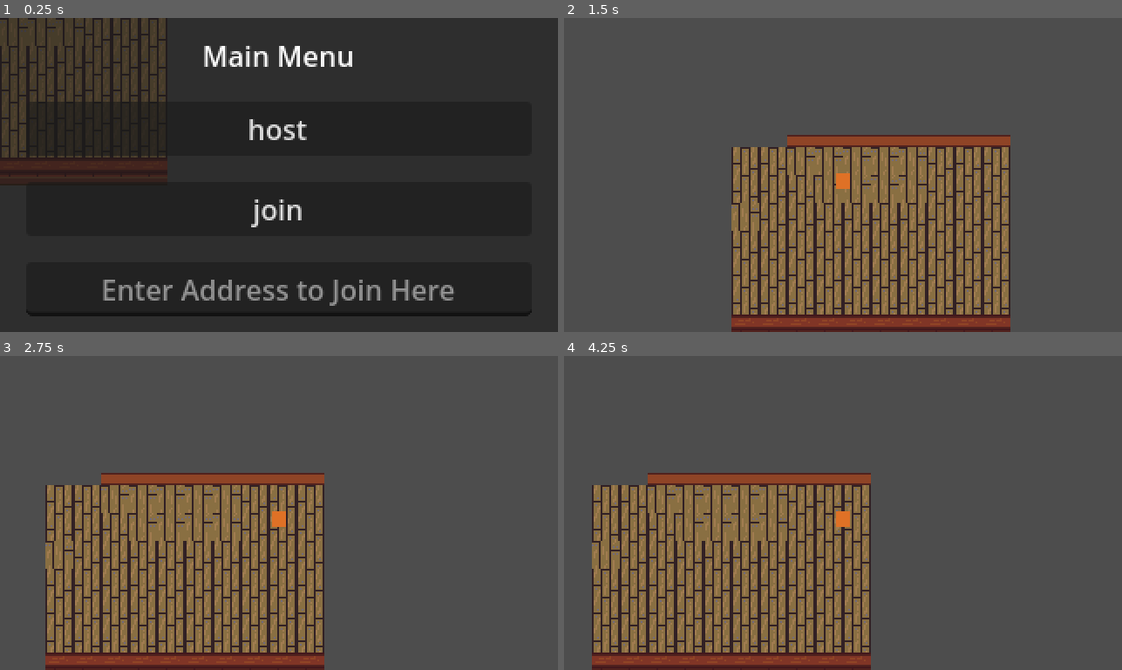
Above: before the commit, frames 1-4 (two rows, left to right).
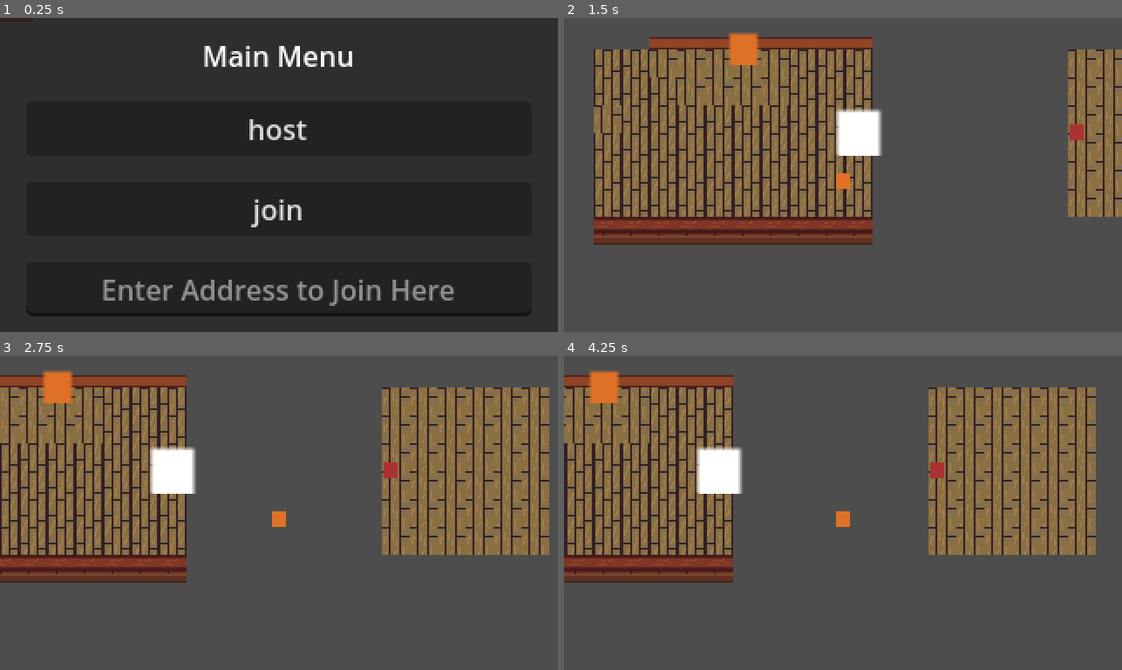
Above: after the commit, the same moments.

Repository: DrFunTimez/MUTINY
Game: Godot game, scene res://control.tscn
Two runs of this game, one before a commit and one after it. Both use one fixed random seed, a clock stepped at 60 frames per second and the inputs below.
Inputs (mouse positions are in pixels of both pictures, inside the frame that each line leads up to):
- Up to frame 1 (0.25 s): no input
- Up to frame 2 (1.5 s): click (843, 288) at 0.52 s; type "12" at 0.6 s; click "host" at 1.25 s
- Up to frame 3 (2.75 s): tap Enter (ui_accept) at 2, 2.27 s; hold Right (ui_right) from 2.03 s (still down); tap E (Interact, bound only after the commit) at 2.1 s
- Up to frame 4 (4.25 s): tap E (Interact, bound only after the commit) at 2.85, 3.6 s; tap Enter (ui_accept) at 3.02 s; release Right (ui_right) at 3.53 s; hold Left (ui_left) from 3.53 s (still down)

The runs differ from the first frame. In frame 1, 1.4% of the frame differs, in the area x 0-30%, y 0-48%; in frame 2, 57%; in frame 3, 58%, in the area x 0-99%, y 4-100%; in frame 4, 56%.

Commit message:
added stairs and basic task functionality

Diff:
--- /dev/null
+++ b/MUTINY!/Objects/stairs.tscn
@@ -0,0 +1,22 @@
+[gd_scene load_steps=4 format=3 uid="uid://bcibrtep4yfso"]
+
+[ext_resource type="Texture2D" uid="uid://c2gy4sph5ro72" path="res://MUTINY SPRITES/white.png" id="1_ty275"]
+[ext_resource type="Script" path="res://Scripts/Stairs.gd" id="2_tlpum"]
+
+[sub_resource type="RectangleShape2D" id="RectangleShape2D_jkq0o"]
+size = Vector2(32, 32)
+
+[node name="Stairs" type="Node2D"]
+script = ExtResource("2_tlpum")
+
+[node name="StairsSprite" type="Sprite2D" parent="."]
+position = Vector2(0, -8)
+scale = Vector2(3.05469, 2.85937)
+texture = ExtResource("1_ty275")
+
+[node name="Area2D" type="Area2D" parent="."]
+
+[node name="CollisionShape2D" type="CollisionShape2D" parent="Area2D"]
+shape = SubResource("RectangleShape2D_jkq0o")
+
+[connection signal="body_entered" from="Area2D" to="." method="_on_area_2d_body_entered"]
--- /dev/null
+++ b/MUTINY!/Objects/stairs_destination.tscn
@@ -0,0 +1,8 @@
+[gd_scene load_steps=2 format=3 uid="uid://iwkc4co8g5ju"]
+
+[ext_resource type="Texture2D" uid="uid://c8yvkwr7h4i8" path="res://MUTINY SPRITES/red.png" id="1_xrlip"]
+
+[node name="StairsDestination" type="Node2D"]
+
+[node name="Sprite2D" type="Sprite2D" parent="."]
+texture = ExtResource("1_xrlip")
--- /dev/null
+++ b/MUTINY!/Scripts/Stairs.gd
@@ -0,0 +1,18 @@
+extends Node2D
+
+var destination
+
+# Called when the node enters the scene tree for the first time.
+func _ready():
+	destination = get_node("StairsDestination").get_global_position()
+	print(destination)
+
+
+# Called every frame. 'delta' is the elapsed time since the previous frame.
+func _process(delta):
+	pass
+
+# Teleports player when stair body is entered
+func _on_area_2d_body_entered(body):
+	if body.is_in_group("Player"):
+		body.set_position(destination)
--- /dev/null
+++ b/MUTINY!/TaskScenes/SwabDeck.tscn
@@ -0,0 +1,27 @@
+[gd_scene load_steps=4 format=3 uid="uid://ohv3ios8pean"]
+
+[ext_resource type="Script" path="res://TaskScripts/SwabDeck.gd" id="1_qjljq"]
+[ext_resource type="Texture2D" uid="uid://c0y6f1ul30xyj" path="res://MUTINY SPRITES/oarnge.png" id="1_tmtga"]
+
+[sub_resource type="RectangleShape2D" id="RectangleShape2D_5g7r0"]
+
+[node name="SwabDeck" type="Node2D"]
+script = ExtResource("1_qjljq")
+
+[node name="Sprite2D" type="Sprite2D" parent="."]
+position = Vector2(-4.76837e-07, -8)
+scale = Vector2(2, 2)
+texture = ExtResource("1_tmtga")
+
+[node name="Area2D" type="Area2D" parent="."]
+
+[node name="CollisionShape2D" type="CollisionShape2D" parent="Area2D"]
+shape = SubResource("RectangleShape2D_5g7r0")
+
+[node name="ProgressBar" type="ProgressBar" parent="."]
+offset_top = -64.0
+offset_right = 4.0
+offset_bottom = -37.0
+
+[connection signal="body_entered" from="Area2D" to="." method="_on_area_2d_body_entered"]
+[connection signal="body_exited" from="Area2D" to="." method="_on_area_2d_body_exited"]
--- /dev/null
+++ b/MUTINY!/TaskScripts/SwabDeck.gd
@@ -0,0 +1,33 @@
+extends Node2D
+
+var completed
+var interact
+var entered
+var speed = 5
+@onready var progressBar = $ProgressBar
+
+# Called when the node enters the scene tree for the first time.
+func _ready():
+	completed = false
+	interact = false
+	entered = false
+
+
+# Called every frame. 'delta' is the elapsed time since the previous frame.
+func _process(delta):
+	if Input.is_action_just_pressed("Interact"):
+		interact = true
+	if Input.is_action_just_released("Interact"):
+		interact = false
+	if entered and interact:
+		if progressBar.value < progressBar.max_value:
+			progressBar.value += speed * get_process_delta_time()
+
+func _on_area_2d_body_entered(body):
+	if body.is_in_group("Player"):
+		entered = true
+
+
+func _on_area_2d_body_exited(body):
+	if body.is_in_group("Player"):
+		entered = false
--- a/MUTINY!/charecter.tscn
+++ b/MUTINY!/charecter.tscn
@@ -8,7 +8,11 @@
 properties/0/spawn = true
 properties/0/replication_mode = 1
 
-[node name="BOB" type="CharacterBody2D"]
+[sub_resource type="RectangleShape2D" id="RectangleShape2D_ufgo5"]
+size = Vector2(8, 8.5)
+
+[node name="BOB" type="CharacterBody2D" groups=["Player"]]
+position = Vector2(2, -38)
 script = ExtResource("1_sg7xu")
 
 [node name="Sprite2D" type="Sprite2D" parent="."]
@@ -18,3 +22,7 @@
 replication_config = SubResource("SceneReplicationConfig_rn1a4")
 
 [node name="Camera2D" type="Camera2D" parent="."]
+
+[node name="CollisionShape2D" type="CollisionShape2D" parent="."]
+position = Vector2(0, 3.25)
+shape = SubResource("RectangleShape2D_ufgo5")
--- a/MUTINY!/control.tscn
+++ b/MUTINY!/control.tscn
@@ -1,6 +1,9 @@
-[gd_scene load_steps=5 format=3 uid="uid://hhdor4x2yywa"]
+[gd_scene load_steps=8 format=3 uid="uid://hhdor4x2yywa"]
 
 [ext_resource type="Texture2D" uid="uid://ckxtlwf2ifmnh" path="res://ship.png" id="1_nwif0"]
+[ext_resource type="PackedScene" uid="uid://bcibrtep4yfso" path="res://Objects/stairs.tscn" id="2_4tkix"]
+[ext_resource type="PackedScene" uid="uid://iwkc4co8g5ju" path="res://Objects/stairs_destination.tscn" id="3_ev3u7"]
+[ext_resource type="PackedScene" uid="uid://ohv3ios8pean" path="res://TaskScenes/SwabDeck.tscn" id="4_i18ab"]
 
 [sub_resource type="GDScript" id="GDScript_tehfm"]
 script/source = "extends Node
@@ -416,9 +419,19 @@
 alignment = 1
 
 [node name="TileMap" type="TileMap" parent="."]
+position = Vector2(-77, -94)
 tile_set = SubResource("TileSet_u8btx")
 format = 2
-layer_0/tile_data = PackedInt32Array(65535, 131072, 14, -1,  …(1395 unchanged characters)… , 327684, 1179648, 9, 327685, 1179648, 9)
+layer_0/tile_data = PackedInt32Array(65535, 131072, 14, -1,  …(1395 unchanged characters)… , 327684, 1179648, 9, 327685, 1179648, 9, -65523, 262144, 18, 13, 262144, 18, 65549, 262144, 18, 131085, 262144, 18, 196621, 262144, 18, 262157, 262144, 18, 262158, 262144, 18, 262159, 262144, 18, 262160, 262144, 18, 262161, 262144, 18, 262162, 262144, 18, 196626, 262144, 18, 131090, 262144, 18, 65554, 262144, 18, 18, 262144, 18, -65518, 262144, 18, -65519, 262144, 18, -65520, 262144, 18, -65521, 262144, 18, -65522, 262144, 18, 14, 262144, 18, 15, 262144, 18, 16, 262144, 18, 17, 262144, 18, 65553, 262144, 18, 65552, 262144, 18, 65551, 262144, 18, 65550, 262144, 18, 131086, 262144, 18, 196622, 262144, 18, 196623, 262144, 18, 196624, 262144, 18, 196625, 262144, 18, 131089, 262144, 18, 131088, 262144, 18, 131087, 262144, 18)
+
+[node name="Stairs" parent="." instance=ExtResource("2_4tkix")]
+position = Vector2(11, -64)
+
+[node name="StairsDestination" parent="Stairs" instance=ExtResource("3_ev3u7")]
+position = Vector2(125, -2)
+
+[node name="SwabDeck" parent="." instance=ExtResource("4_i18ab")]
+position = Vector2(-55, -109)
 
 [connection signal="pressed" from="CanvasLayer/MainMenu/MarginContainer/VBoxContainer/HostButton" to="." method="_on_host_button_pressed"]
 [connection signal="pressed" from="CanvasLayer/MainMenu/MarginContainer/VBoxContainer/JoinButton" to="." method="_on_join_button_pressed"]
--- a/MUTINY!/p_1.tscn
+++ b/MUTINY!/p_1.tscn
@@ -9,8 +9,7 @@
 [sub_resource type="SceneReplicationConfig" id="SceneReplicationConfig_hpnsm"]
 properties/0/path = NodePath(".:position")
 properties/0/spawn = true
-properties/0/sync = true
-properties/0/watch = false
+properties/0/replication_mode = 1
 
 [node name="P1" type="CharacterBody2D"]
 position = Vector2(7, -8)
--- a/MUTINY!/project.godot
+++ b/MUTINY!/project.godot
@@ -59,6 +59,11 @@
 , Object(InputEventKey,"resource_local_to_scene":false,"resource_name":"","device":-1,"window_id":0,"alt_pressed":false,"shift_pressed":false,"ctrl_pressed":false,"meta_pressed":false,"pressed":false,"keycode":0,"physical_keycode":83,"key_label":0,"unicode":115,"echo":false,"script":null)
 ]
 }
+Interact={
+"deadzone": 0.5,
+"events": [Object(InputEventKey,"resource_local_to_scene":false,"resource_name":"","device":0,"window_id":0,"alt_pressed":false,"shift_pressed":false,"ctrl_pressed":false,"meta_pressed":false,"pressed":false,"keycode":0,"physical_keycode":69,"key_label":0,"unicode":0,"echo":false,"script":null)
+]
+}
 
 [rendering]
 
Not shown: 1 places in MUTINY!/charecter.tscn that only renumber resources
